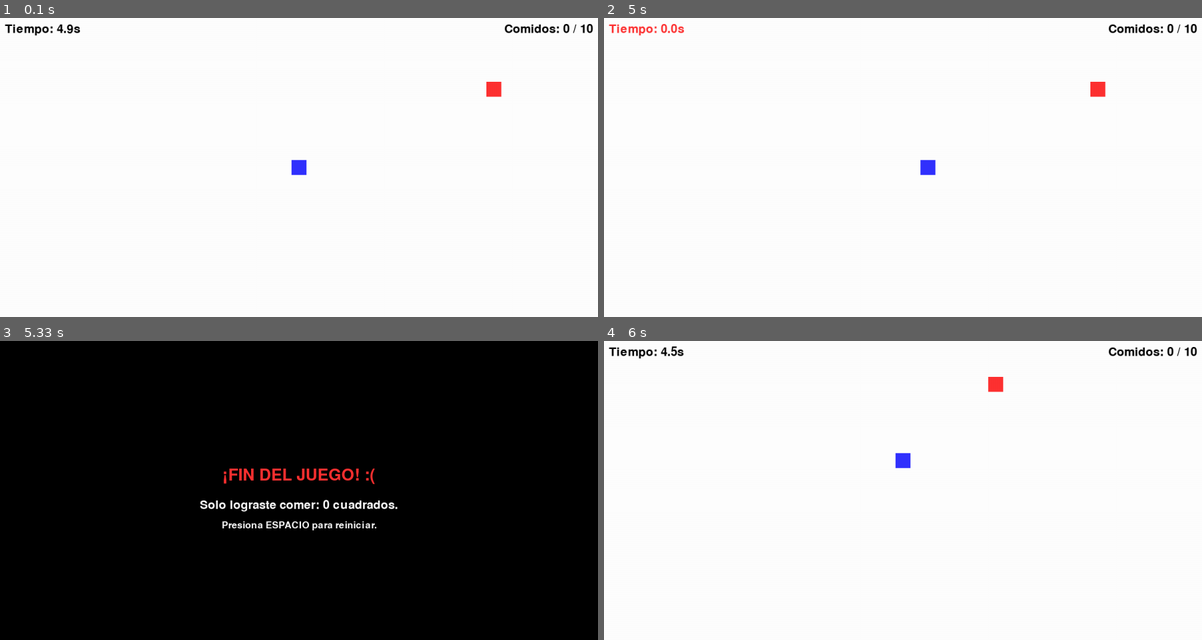
Above: before the commit, frames 1-4 (two rows, left to right).
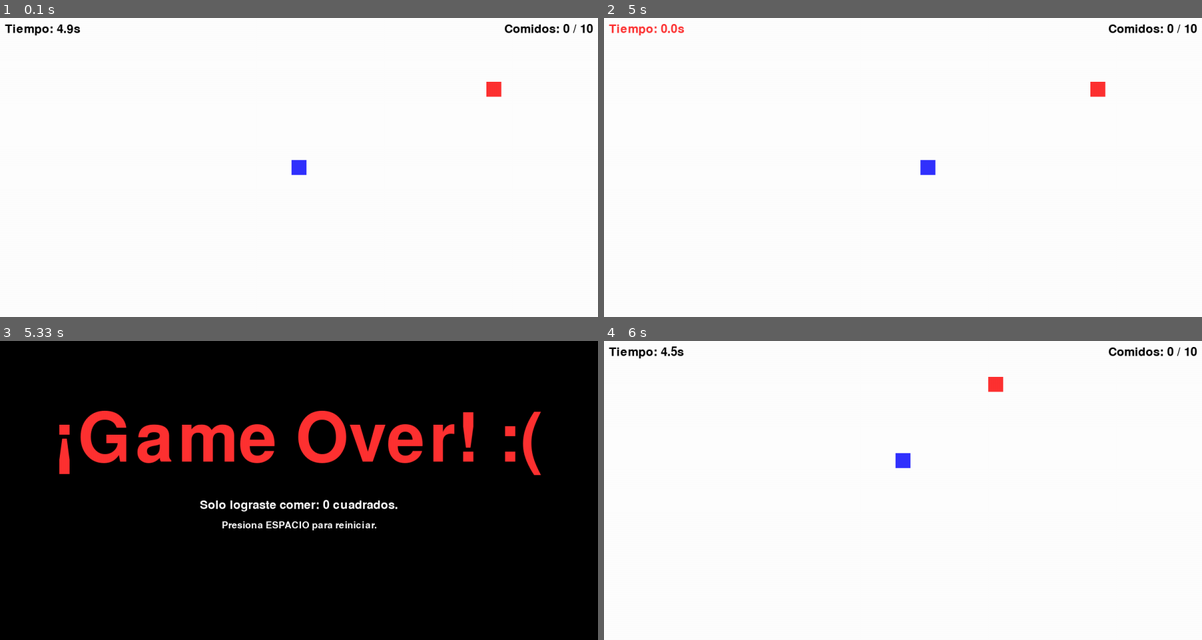
Above: after the commit, the same moments.

Repository: simonmonster258-arch/proyecto-pygame
Game: pygame game, started from juegos.py proyec.py
The game is run twice, just before and just after one commit, with the same random seed, the same clock (stepped at 60 frames per second) and the same inputs.
Inputs:
- Up to frame 1 (0.1 s): no input
- Up to frame 2 (5 s): hold Right 0.33-0.8 s; hold Up 0.83-1.13 s; hold Right 1.17-1.63 s; hold Left 1.67-2.2 s; hold Down 2.23-2.53 s; hold Left 2.57-2.97 s; hold Up 3-3.37 s; hold Right 3.4-4.03 s; hold Down 4.07-4.43 s; hold Left 4.47-4.93 s
- Up to frame 3 (5.33 s): no input
- Up to frame 4 (6 s): tap Space at 5.47 s; hold Up from 5.8 s (still down)

Frames 1-2 are identical in both runs. In frame 3, 5.9% of the frame differs, in the area x 9-91%, y 23-48%; in frame 4, nothing differs.

Commit message:
se modifico el mensaje de ganar y perder

Diff:
--- a/juegos.py proyec.py
+++ b/juegos.py proyec.py
@@ -181,11 +181,11 @@
 
             if is_winner:
                 # Mensaje de Victoria
-                display_message("¡GANASTE! :)", GREEN, -30, 48)
+                display_message("¡You Win! :)", GREEN, -100, 200)
                 display_message(f"¡Comiste los {player.score} cuadrados a tiempo!", WHITE, 30, 36)
             else:
                 # Mensaje de Derrota por Tiempo
-                display_message("¡FIN DEL JUEGO! :(", RED, -30, 48)
+                display_message("¡Game Over! :(", RED, -100, 200)
                 display_message(f"Solo lograste comer: {player.score} cuadrados.", WHITE, 30, 36)
 
             display_message("Presiona ESPACIO para reiniciar.", WHITE, 70, 28)
